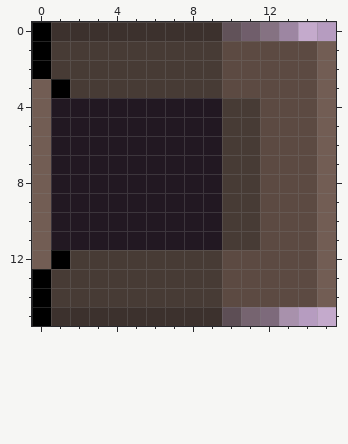
Pixel-art sprite, stored at images/right-wall-gate.png. The first picture shows the starting point.
The file is 16x16 pixels.
New version:
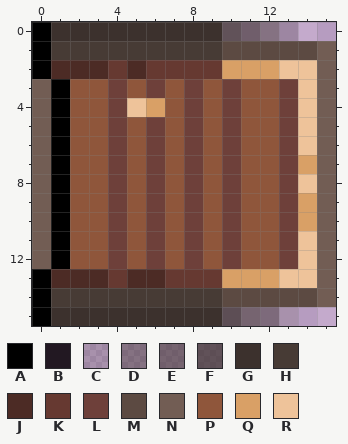
Palette (. is transparent): A #000000  B #221822  C #3c312d34  D #3c312d77  E #3c312d93  F #3c312db9  G #3c312d  H #473b35  J #4c2b25  K #663931  L #6e403a  M #5c4a42  N #725d54  P #8f563b  Q #d9a066  R #eec39a
What changed:
Changed rows in their new state; - is an unchanged pixel.
first column x 1:
 2 JJJKJKKKKQQQRR
 3 -PPLPLPLPLPPLR
 4 APPLRQPLPLPPLR
 5 APPLPLPLPLPPLR
 6 APPLPLPLPLPPLR
 7 APPLPLPLPLPPLQ
 8 APPLPLPLPLPPLR
 9 APPLPLPLPLPPLQ
10 APPLPLPLPLPPLQ
11 APPLPLPLPLPPLR
12 -PPLPLPLPLPPLR
13 JJJKJJKKKQQQRR
Where, in picture pixels (left, top, right, bottom), the same in both pictures:
changed: (51, 60, 317, 288)
